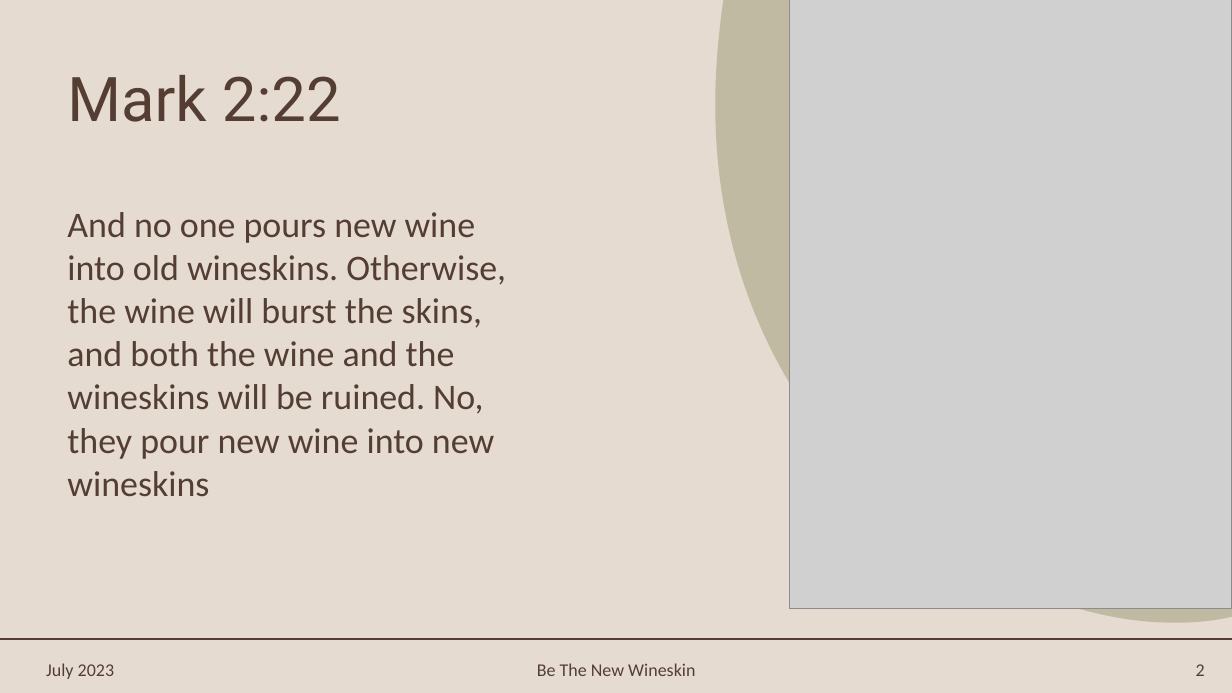
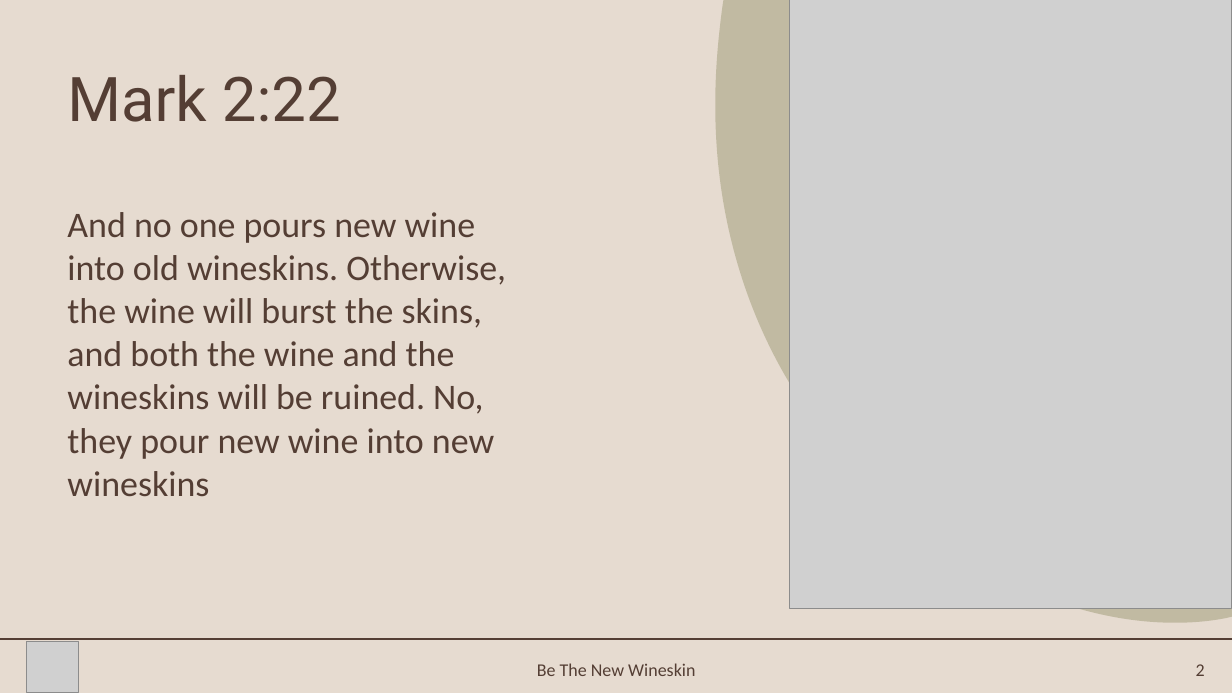
Before and after one commit to rmelancolico/EkklesiaValencia, a slide deck: slide 2 of Dawn Prayer/Own/Be the new wineskin/Be The New Wineskin.pptx. Drawn at 1232x693 pixels with LibreOffice and Linux fonts; fonts in the diff are those of the drawing; grey boxes stand for pictures; background and template pictures are left out. Boxes give left, top, right and bottom in pixels: in the first picture for what was removed or moved away, otherwise in the second. Text is boxed around its words. In the diff, an @@ line names an element or a change of style, - is before the commit and + after.

```diff
--- a/Dawn Prayer/Own/Be the new wineskin/Be The New Wineskin.pptx
+++ b/Dawn Prayer/Own/Be the new wineskin/Be The New Wineskin.pptx
@@ picture added at (27, 641, 79, 693) @@
@@ text removed at (46, 663, 114, 679) @@
-July 2023
```
Also in this commit, not shown: 3 other slides changed, 9 other files.
